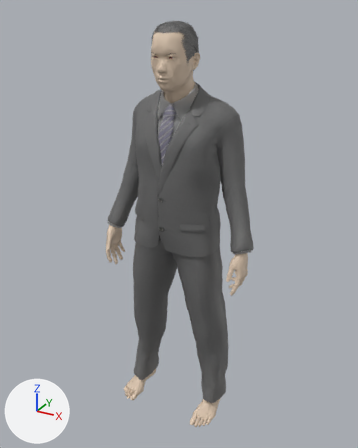
Renders of the FBX model Modelling/Users/Defendent.fbx from each side of a commit.
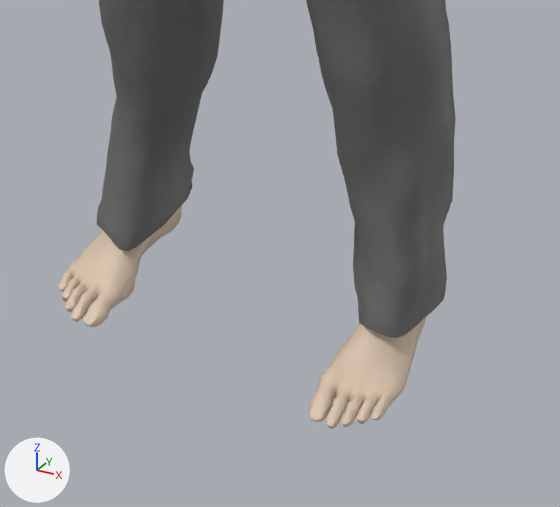
Old and new are each drawn whole from a 50 mm lens placed at (0.892, -1.567, 1.668), pointed at (0.001, 0.052, 0.858) and again close up on the part from 30% to 72% of the width and 70% to 100% of the height. Every picture has the same lights, and +X, +Y and +Z are marked at lower left. Where no turn or scale is listed for an object, it has been applied to the vertices.

Before the edit, the objects in view are built like this:
```python
me_defendent = bpy.data.meshes.new('defendent')
me_defendent.from_pydata(...)  # 10070 vertices, 10004 faces; spans x -0.3..0.33, y -0.12..0.12, z 0.0..1.62
me_defendent.materials.append(mat_defendent)  # beige #ddc7af
me_male_elegantsuit01 = bpy.data.meshes.new('male_elegantsuit01')
me_male_elegantsuit01.from_pydata(...)  # 7613 vertices, 7478 faces; spans x -0.314..0.338, y -0.087..0.188, z 0.055..1.419
me_male_elegantsuit01.materials.append(mat_male_elegantsuit01)
ob_defendentmesh = bpy.data.objects.new('defendentMesh', me_defendent)
ob_defendentmesh.location = (0.0, 0.0, 0.0)
ob_male_elegantsuit01mesh = bpy.data.objects.new('male_elegantsuit01Mesh', me_male_elegantsuit01)
ob_male_elegantsuit01mesh.location = (0.0, 0.0, 0.0)
```
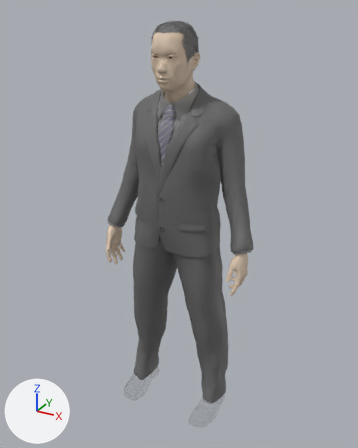
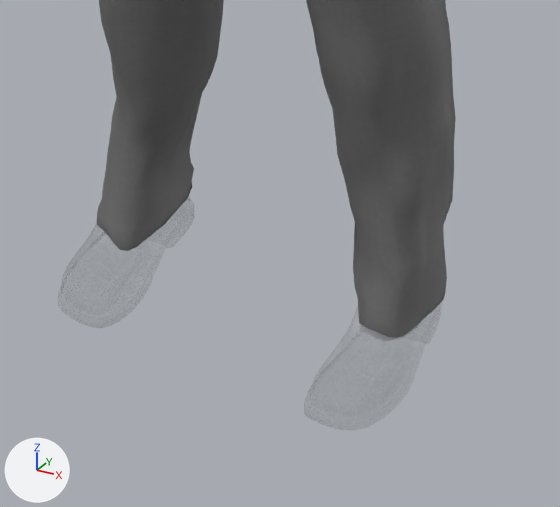
Where the change shows, as pixel boxes [x1, y1, x2, y2] in the close-ups (560 x 507 px):
'defendentMesh', reshaped (not visible afterwards): before [59, 205, 426, 429]
'shoes04Mesh', added: after [360, 320, 423, 341]
part 1 of me_defendent, deleted (beige): before [309, 317, 426, 429]
part 2 of me_defendent, deleted (beige): before [59, 205, 182, 327]

What changed in the scene script:
```text
Add img_shoes04_diffuse_png:
    img_shoes04_diffuse_png = load_image('shoes04_diffuse.png', 'textures/shoes04_diffuse.png', 1024, 1024, 'Non-Color')
Add img_shoes04_normal_png:
    img_shoes04_normal_png = load_image('shoes04_normal.png', 'textures/shoes04_normal.png', 1024, 1024, 'Non-Color')
Add mat_shoes04:
    mat_shoes04 = bpy.data.materials.new('shoes04')
    # uses the picture img_shoes04_diffuse_png
    # uses the picture img_shoes04_normal_png
Change me_defendent:
    where me_defendent.from_pydata(...)  # 10070 vertices, 10004 faces; spans x -0.3..0.33, y -0.12..0.12, z 0.0..1.62
    used by ob_defendentmesh; location = (0.0, 0.0, 0.0)
    me_defendent part 1: the loose piece of 1163 vertices spanning x 0.13..0.23, y -0.12..0.12, z 0.0..0.19 is deleted
    me_defendent part 2: the loose piece of 1163 vertices spanning x -0.23..-0.13, y -0.12..0.12, z 0.0..0.19 is deleted
Add me_shoes04:
    me_shoes04.from_pydata(...)  # 1620 vertices, 1554 faces; spans x -0.23..0.23, y -0.121..0.125, z -0.005..0.125
    me_shoes04.materials.append(mat_shoes04)
Add ob_shoes04mesh:
    ob_shoes04mesh = bpy.data.objects.new('shoes04Mesh', me_shoes04)
    ob_shoes04mesh.location = (0.0, 0.0, 0.0)
```
